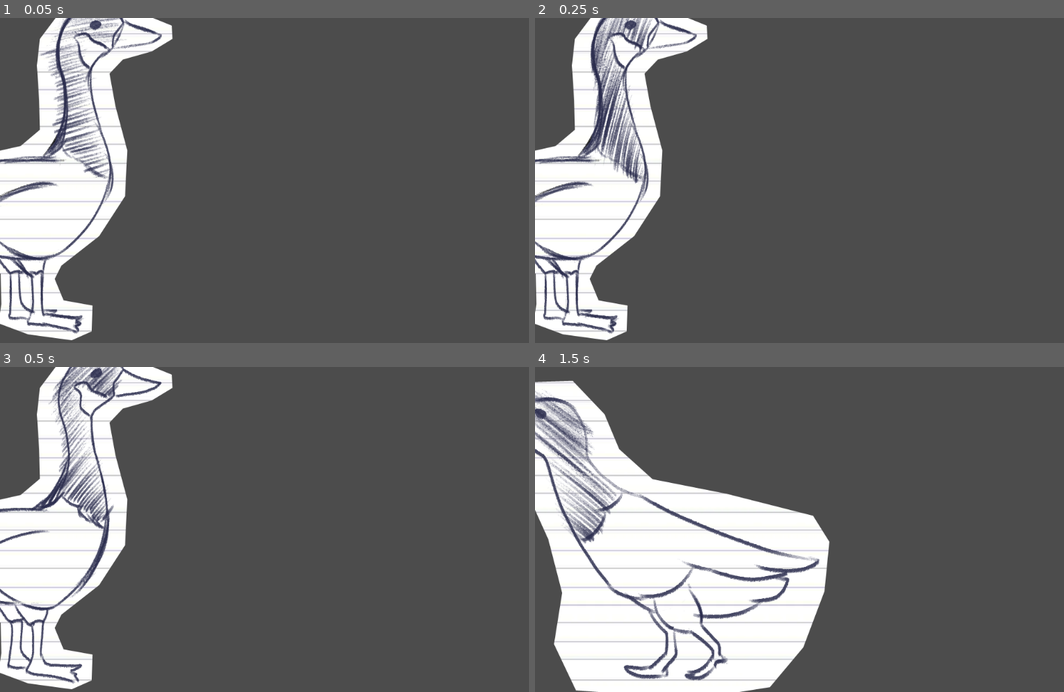
Above: before the commit, frames 1-4 (two rows, left to right).
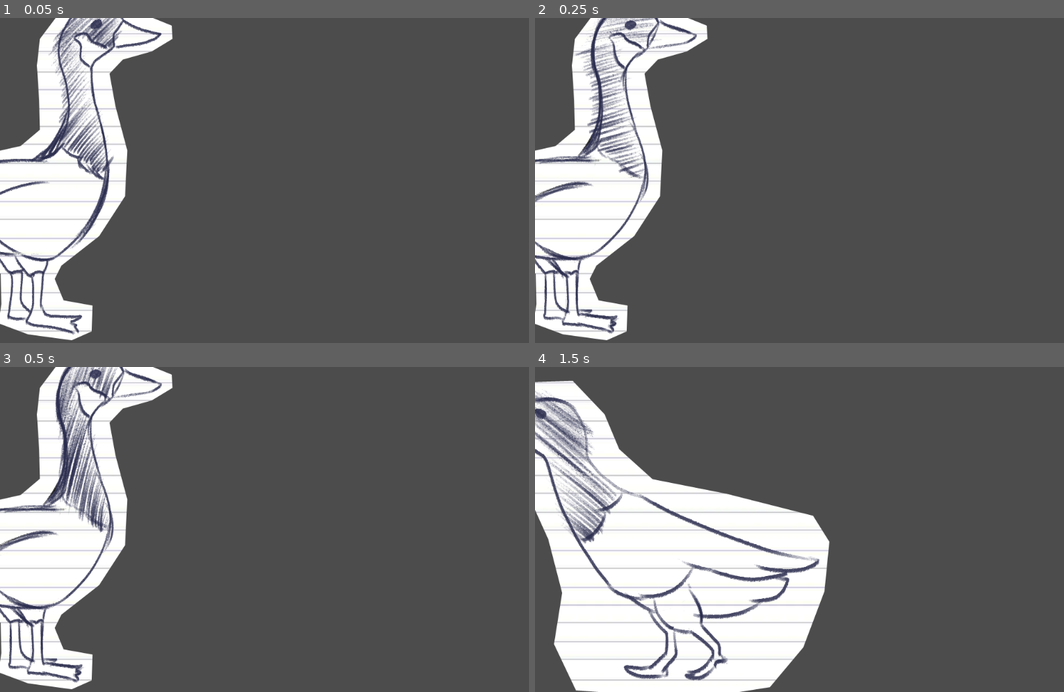
Above: after the commit, the same moments.

Repository: blacheo/Game-Jam-Fall-2022
Game: Godot game, scene res://Player.tscn
The game is run twice, just before and just after one commit, with the same random seed, the same clock (stepped at 60 frames per second) and the same inputs.
Inputs:
- Up to frame 1 (0.05 s): no input
- Up to frame 2 (0.25 s): no input
- Up to frame 3 (0.5 s): no input
- Up to frame 4 (1.5 s): hold D (move_right) 0.53-1.28 s; hold A (move_left) from 1.28 s (still down)

The runs differ from the first frame. In frame 1, 4.8% of the frame differs, in the area x 0-31%, y 0-98%; in frame 2, 2.3%; in frame 3, 4.8%; in frame 4, nothing differs.

Commit message:
Added Import files

Diff:
--- a/Player.tscn
+++ b/Player.tscn
@@ -40,6 +40,7 @@
 [node name="AnimatedSprite" type="AnimatedSprite" parent="."]
 frames = SubResource( 1 )
 animation = "idle"
+frame = 2
 playing = true
 
 [node name="CollisionPolygon2D" type="CollisionPolygon2D" parent="."]
Not shown, added: GI game jam Fall 2022/Goose idle 1.png.import
Not shown, added: GI game jam Fall 2022/Goose idle 2.png.import
Not shown, added: GI game jam Fall 2022/Goose idle 3(2).png.import
Not shown, added: GI game jam Fall 2022/Goose idle 3.png.import
Not shown, added: GI game jam Fall 2022/frames/goose dead/goose dead 1.png.import
Not shown, added: GI game jam Fall 2022/frames/goose dead/goose dead 2.png.import
Not shown, added: GI game jam Fall 2022/frames/goose dead/goose dead 3.png.import
Not shown, added: GI game jam Fall 2022/frames/goose hurt/goose hurt 1.png.import
Not shown, added: GI game jam Fall 2022/frames/goose hurt/goose hurt 2.png.import
Not shown, added: GI game jam Fall 2022/frames/goose run/goose run 1.png.import
Not shown, added: GI game jam Fall 2022/frames/goose run/goose run 2.png.import
Not shown, added: GI game jam Fall 2022/frames/goose run/goose run 3.png.import
(and 13 more such lines)
